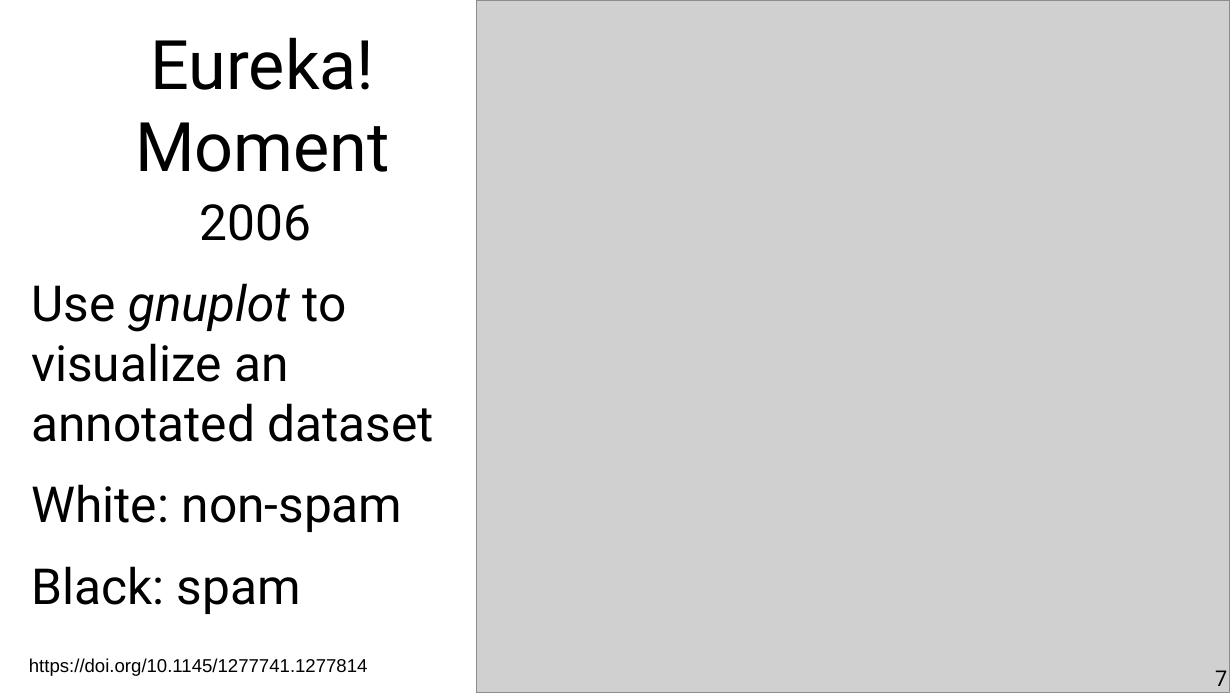
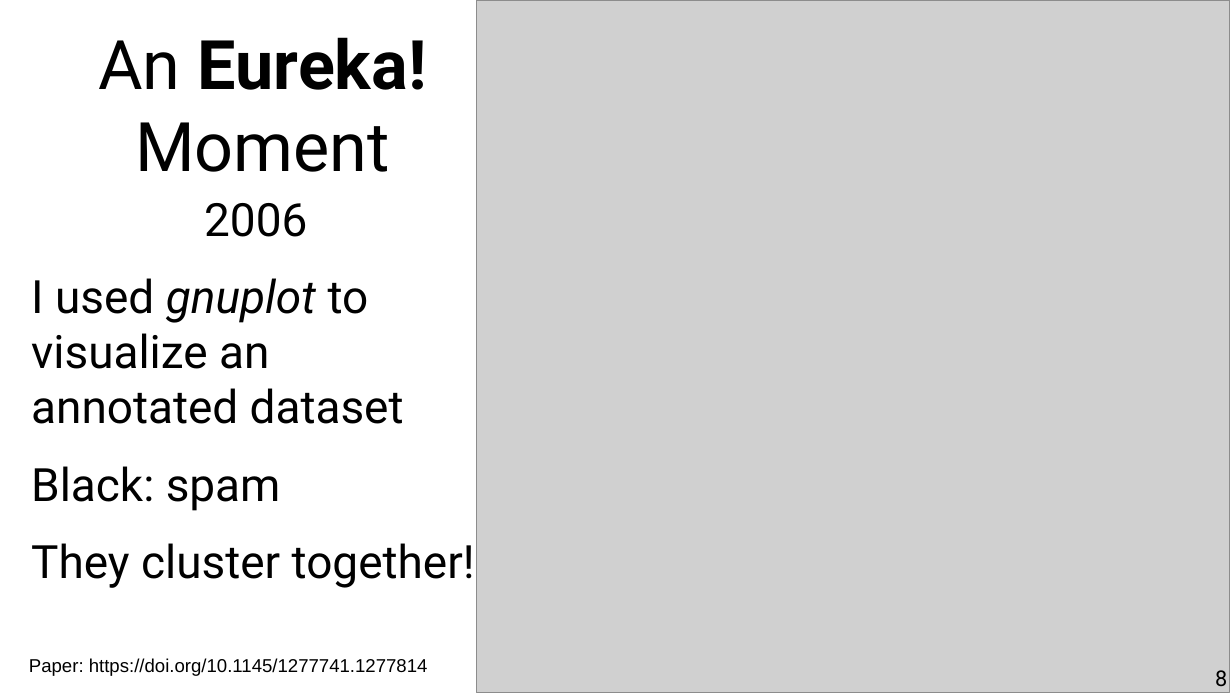
Before and after one commit to chatox/networks-science-course, a slide deck: slide 8 of theory/odp/tt01_personal_introduction.odp (slide 7 before the commit). Drawn at 1232x693 pixels with LibreOffice and Linux fonts; fonts in the diff are those of the drawing; grey boxes stand for pictures. Boxes give left, top, right and bottom in pixels: in the first picture for what was removed or moved away, otherwise in the second. Text is boxed around its words. In the diff, an @@ line names an element or a change of style, - is before the commit and + after.

```diff
--- a/theory/odp/tt01_personal_introduction.odp
+++ b/theory/odp/tt01_personal_introduction.odp
@@ title at <box>98,37,427,172</box>: text changed @@
-Eureka! Moment
+An Eureka! Moment
@@ text at <box>31,203,307,511</box>: size 32 to 29.6 pt in "2006", "Black: spam" @@
@@ text at <box>31,278,404,424</box>: text changed; size 32 to 29.6 pt @@
-Use gnuplot to visualize an annotated dataset
-White: non-spam
+I used gnuplot to visualize an annotated dataset
@@ text at <box>31,543,475,588</box>: paragraph added @@
+They cluster together!
@@ text at <box>29,658,428,676</box>: text changed @@
-https://doi.org/10.1145/1277741.1277814
+Paper: https://doi.org/10.1145/1277741.1277814
@@ page number at <box>1215,670,1227,686</box>: text changed @@
-7
+8
```
Also in this commit, not shown: 2 other slides changed, 1 slide added, 6 other files.
